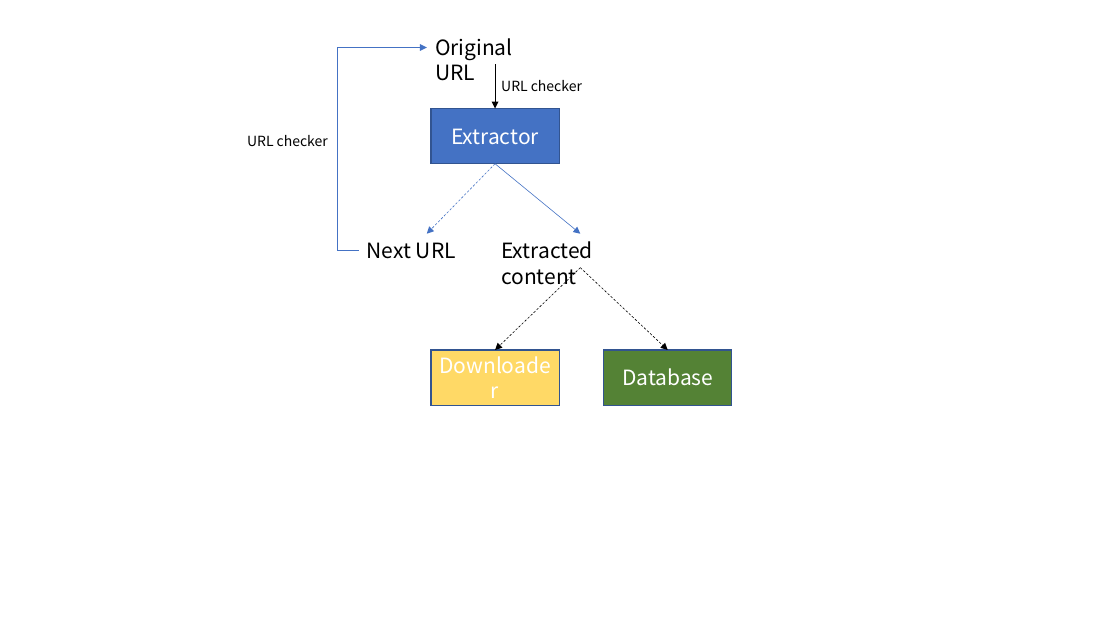
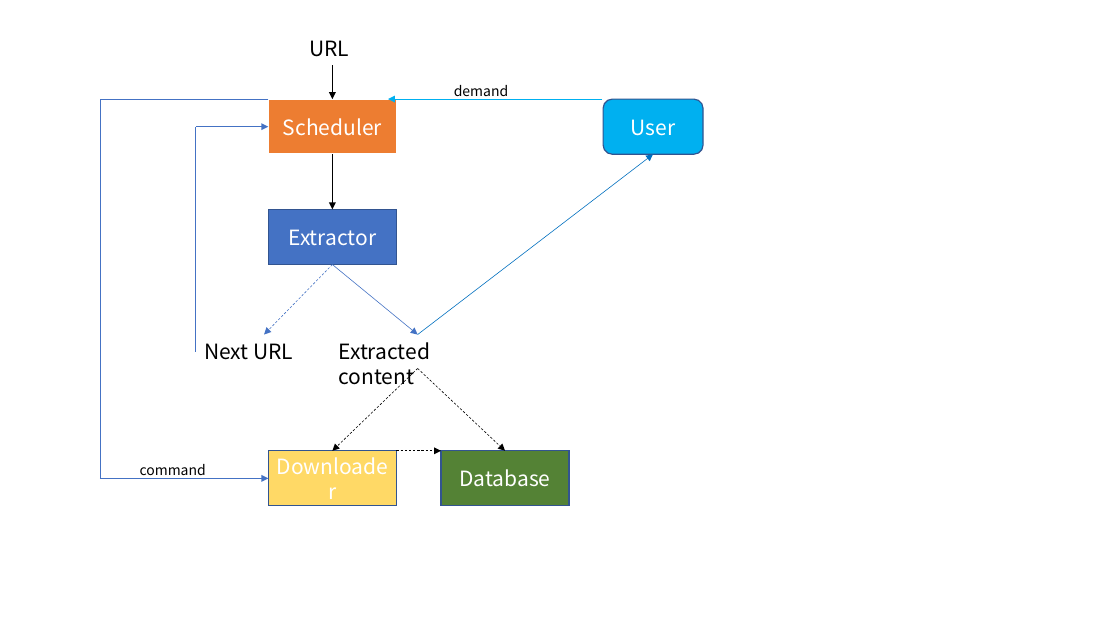
Before and after one commit to zhangyunhao116/Mini-Spider, a slide deck: slide 1 of forcheck.pptx. Drawn at 1120x630 pixels with LibreOffice and Linux fonts; fonts in the diff are those of the drawing. Boxes give left, top, right and bottom in pixels: in the first picture for what was removed or moved away, otherwise in the second. Text is boxed around its words. In the diff, an @@ line names an element or a change of style, - is before the commit and + after.

Commit message:
ver 0.0.1
For scheduler:
1.Basic functions.
2.Similarity function.
3.URL analysis.

```diff
--- a/forcheck.pptx
+++ b/forcheck.pptx
@@ text at (310, 40, 350, 57): text changed @@
-Original URL
+URL
@@ elbow arrow removed from (359, 250) to (427, 48) @@
@@ arrow moved from (495, 65) - (495, 108) to (333, 66) - (333, 99) @@
@@ text added at (454, 85, 508, 100), 12 pt, text #000000 @@
+demand
@@ text removed at (501, 80, 582, 91) @@
-URL checker
@@ line added from (268, 99) to (100, 99), #4472C4 0.5 pt @@
@@ line added from (100, 99) to (100, 479), #4472C4 0.5 pt @@
@@ rectangle added at (268, 99, 397, 155), fill #ED7D31, outline #FFFFFF 1.5 pt, 18 pt, text #FFFFFF @@
+Scheduler
@@ arrow added from (602, 99) to (388, 99), #00B0F0 0.5 pt @@
@@ rounded rectangle added at (603, 99, 703, 155), fill #00B0F0, outline #325491 1 pt, 18 pt, text #FFFFFF @@
+User
@@ arrow added from (196, 127) to (268, 127), #4472C4 0.5 pt @@
@@ line added from (196, 351) to (196, 127), #4472C4 0.5 pt @@
@@ text removed at (247, 135, 328, 146) @@
-URL checker
@@ arrow added from (333, 155) to (333, 209), #000000 0.5 pt @@
@@ arrow added from (418, 334) to (654, 155), #0070C0 0.5 pt @@
@@ 3 rectangles, 2 texts, 2 arrows: place and size @@
-3 rectangles, 2 texts, 2 arrows at (367, 108, 733, 406)
+3 rectangles, 2 texts, 2 arrows at (204, 209, 570, 507)
@@ arrow moved from (495, 164) - (581, 234) to (333, 265) - (418, 334) @@
@@ arrow moved from (581, 268) - (495, 350) to (418, 369) - (333, 451) @@
@@ arrow added from (100, 479) to (268, 479), #4472C4 0.5 pt @@
@@ text added at (140, 464, 206, 479), 12 pt, text #000000 @@
+command
@@ arrow added from (397, 451) to (441, 451), #000000 0.5 pt dashed @@
```
Also in this commit, not shown: 2 other files.
